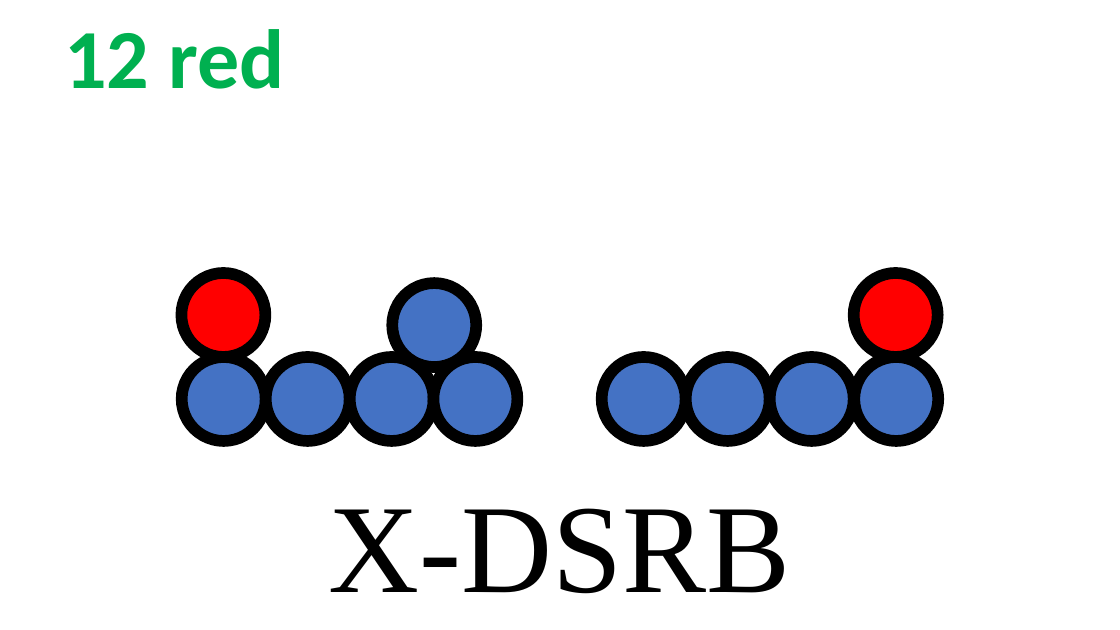
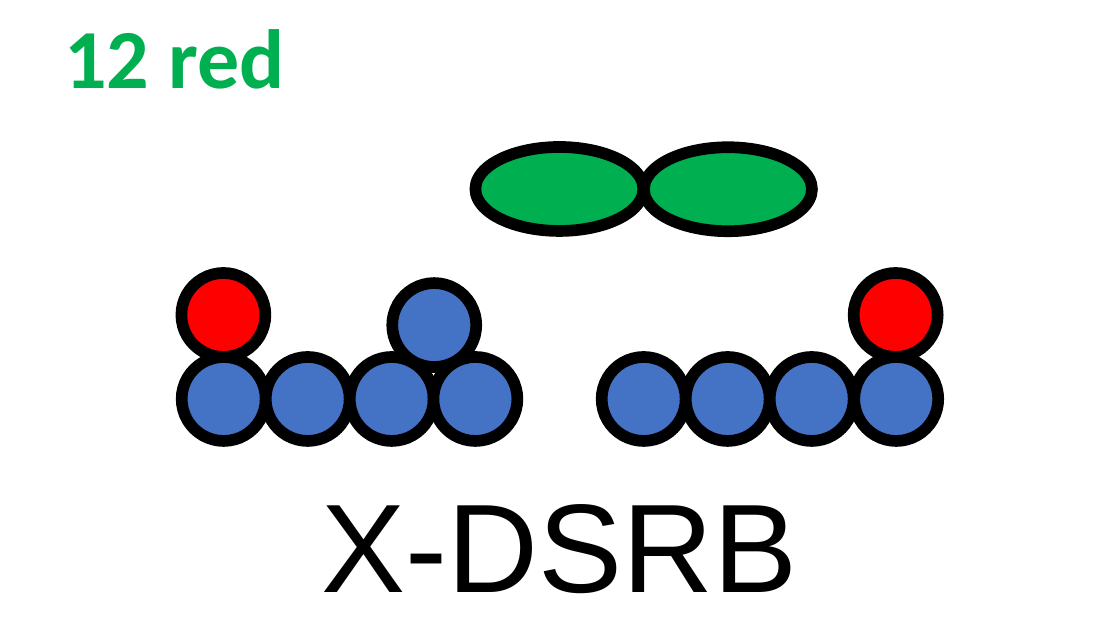
Before and after one commit to rzk1/ullmann, a slide deck: slide 21 of Labels/labels.pptx (slide 18 before the commit). Drawn at 1120x630 pixels with LibreOffice and Linux fonts; fonts in the diff are those of the drawing. Boxes give left, top, right and bottom in pixels: in the first picture for what was removed or moved away, otherwise in the second. Text is boxed around its words. In the diff, an @@ line names an element or a change of style, - is before the commit and + after.

```diff
--- a/Labels/labels.pptx
+++ b/Labels/labels.pptx
@@ ellipse added at [476,147,644,231], fill #00B050, outline #000000 10 pt @@
@@ ellipse added at [644,147,812,231], fill #00B050, outline #000000 10 pt @@
@@ text "X-DSRB": place and size @@
-text "X-DSRB" at [329,508,791,594]
+text "X-DSRB" at [322,504,798,594]
@@ text "X-DSRB" at [322,504,798,594]: font Times New Roman to Arial @@
```
Also in this commit, not shown: 23 other slides changed, 14 slides added, 45 other files.
